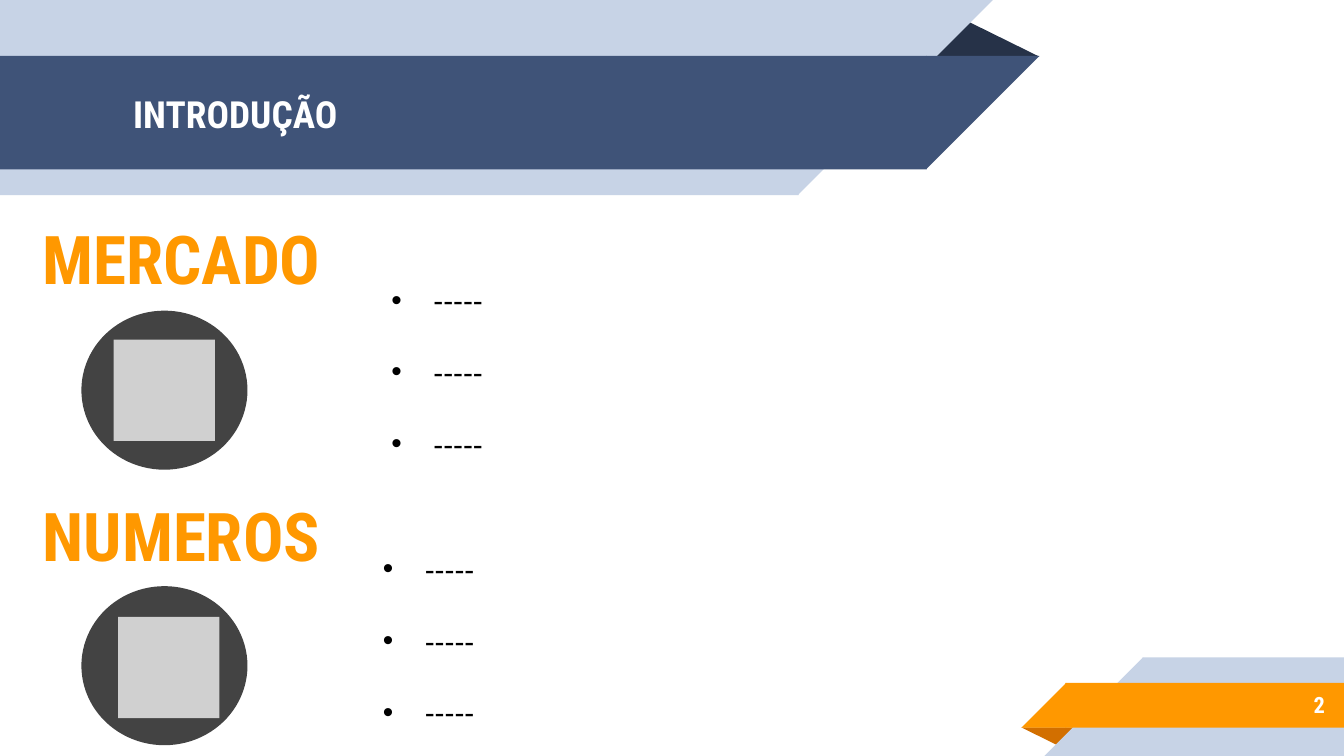
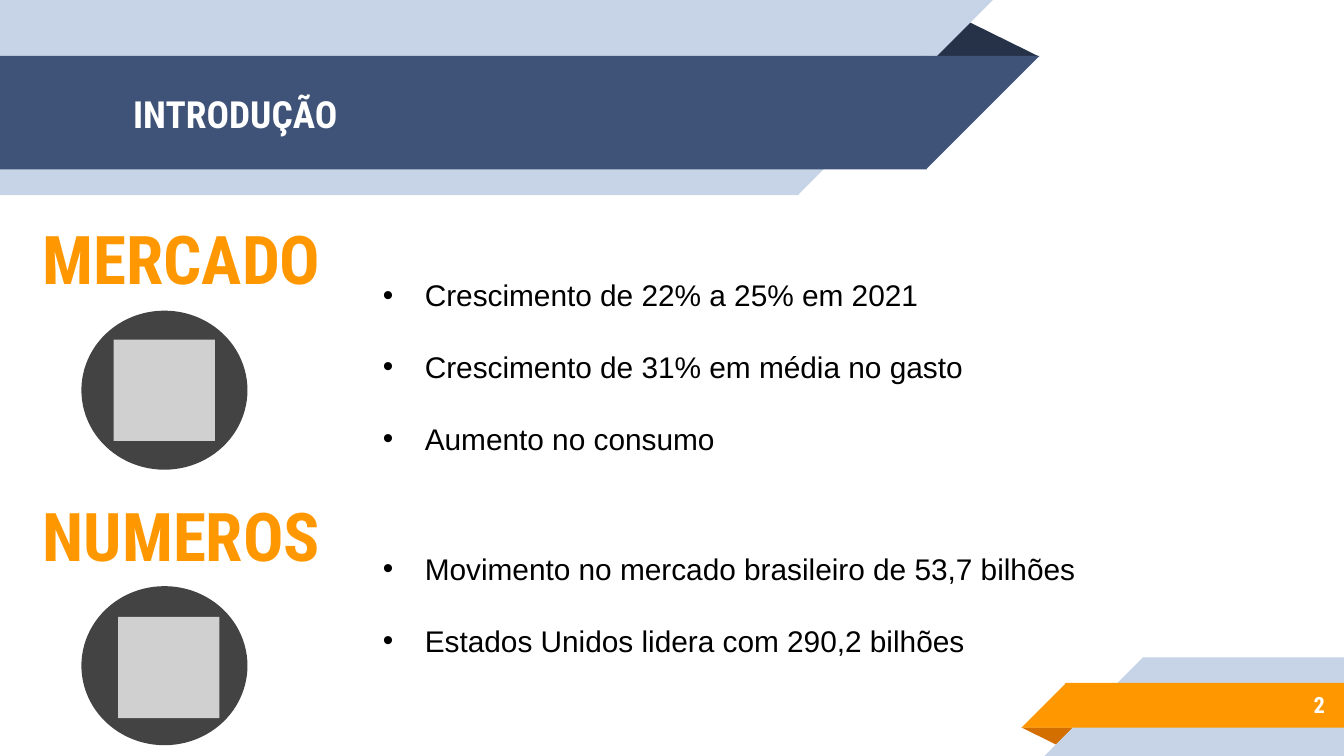
Before and after one commit to sergioetrindade/GRUPO-10-2ADSA, a slide deck: slide 2 of Documentação/ppts/Apresentação.pptx. Drawn at 1344x756 pixels with LibreOffice and Linux fonts; fonts in the diff are those of the drawing; grey boxes stand for pictures. Boxes give left, top, right and bottom in pixels: in the first picture for what was removed or moved away, otherwise in the second. Text is boxed around its words. In the diff, an @@ line names an element or a change of style, - is before the commit and + after.

```diff
--- a/Documentação/ppts/Apresentação.pptx
+++ b/Documentação/ppts/Apresentação.pptx
@@ text at box(425, 284, 963, 451): text changed @@
-• -----
-• -----
-• -----
+• Crescimento de 22% a 25% em 2021
+• Crescimento de 31% em média no gasto
+• Aumento no consumo
@@ text at box(425, 558, 1075, 656): text changed @@
-• -----
-• -----
-• -----
+• Movimento no mercado brasileiro de 53,7 bilhões
+• Estados Unidos lidera com 290,2 bilhões
```
Also in this commit, not shown: 2 other slides changed, 4 slides added, 1 slide removed, 4 other files.
